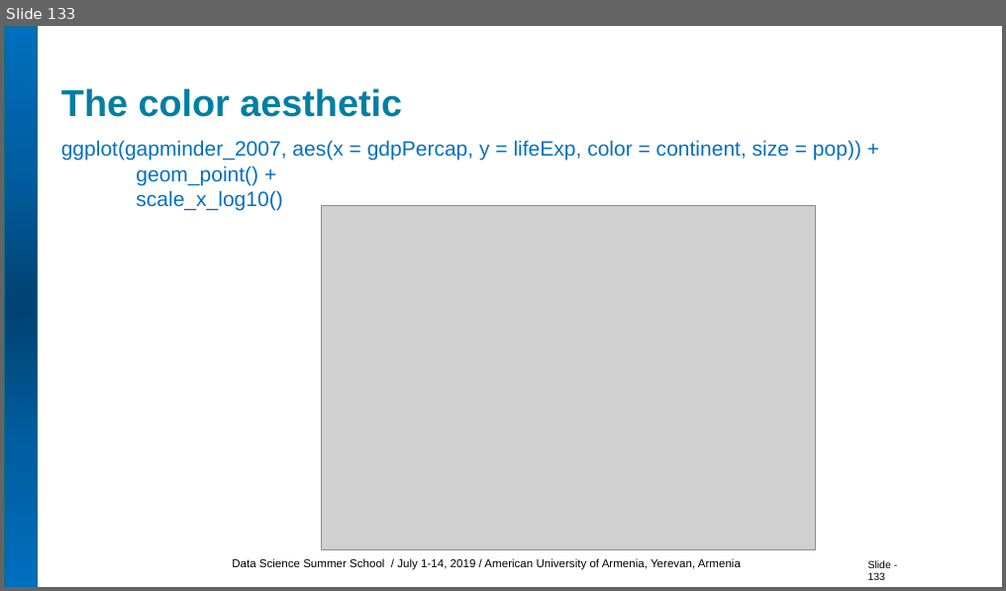
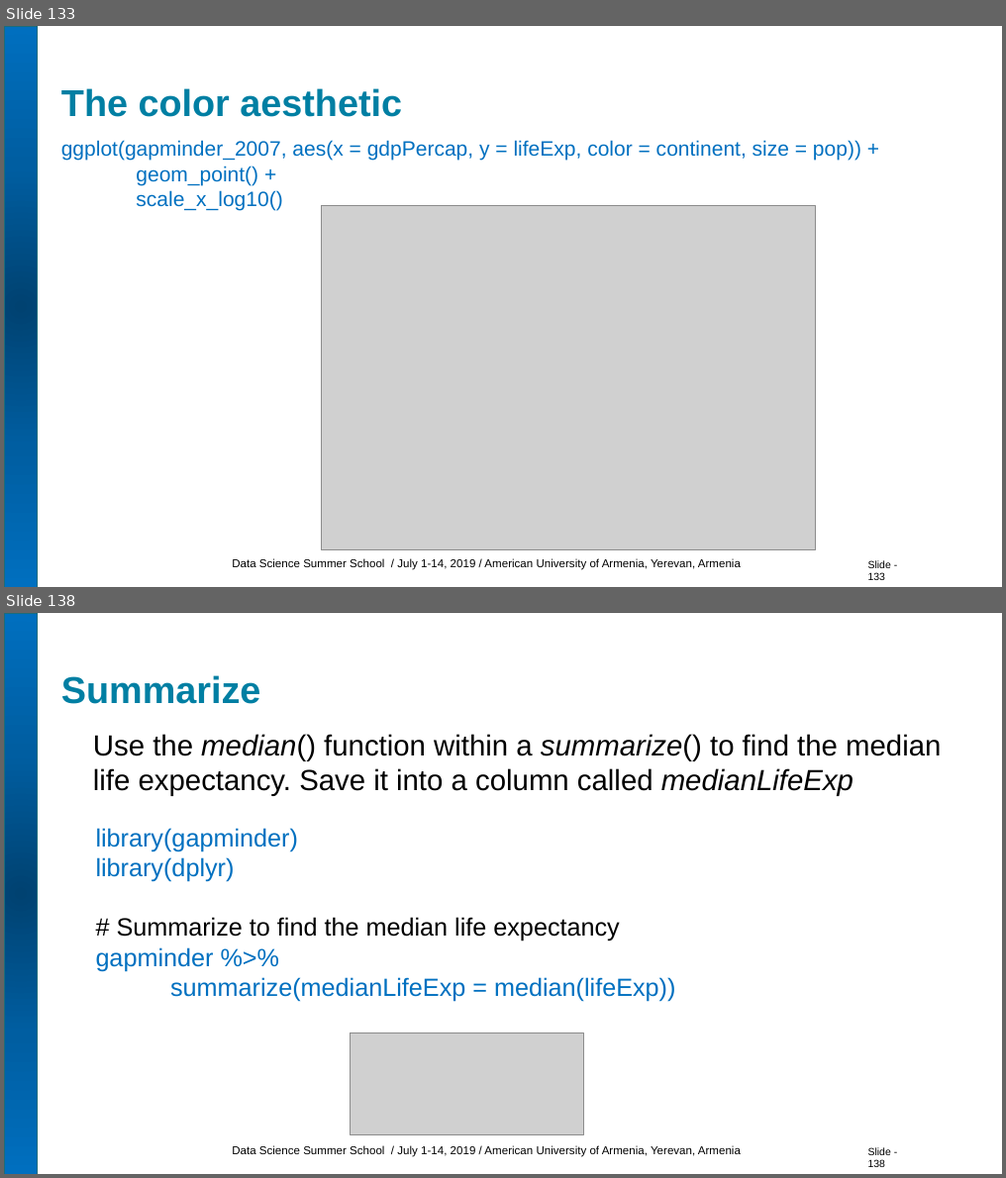
Before and after one commit to HermineGrigoryan/DS-Summer-School, a slide deck: R for Data Science/R for DS AUA.pptx. Shown one above the other, each under a label of ours: slide 133 before the commit, slides 133 and 138 after it; the slides between them are not shown. The pictures are 1006x591 and 1006x1178 pixels, drawn with LibreOffice and Linux fonts; fonts in the diff are those of the drawing; grey boxes stand for pictures. Boxes give left, top, right and bottom in pixels: in the first picture for what was removed or moved away, otherwise in the second. Text is boxed around its words. In the diff, an @@ line names an element or a change of style, - is before the commit and + after.

```diff
--- a/R for Data Science/R for DS AUA.pptx
+++ b/R for Data Science/R for DS AUA.pptx
@@ slide 138 added at (4,613,1002,1174), background #FFFFFF; not listed: 3 template elements that a slide beside it also shows @@
@@ title added at (61,675,261,704), 36 pt, text #007FA3, bold @@
+Summarize
@@ text added at (93,734,941,796), 28 pt, text #000000 @@
+Use the median() function within a summarize() to find the median life expectancy. Save it into a column called medianLifeExp
@@ text added at (96,828,675,1001), 24 pt, text #0070C0 @@
+library(gapminder)
+library(dplyr)
+# Summarize to find the median life expectancy
+gapminder %>%
+summarize(medianLifeExp = median(lifeExp))
@@ picture added at (350,1033,583,1135) @@
```
Also in this commit, not shown: 21 slides changed, 35 other slides added, 1 other file.
